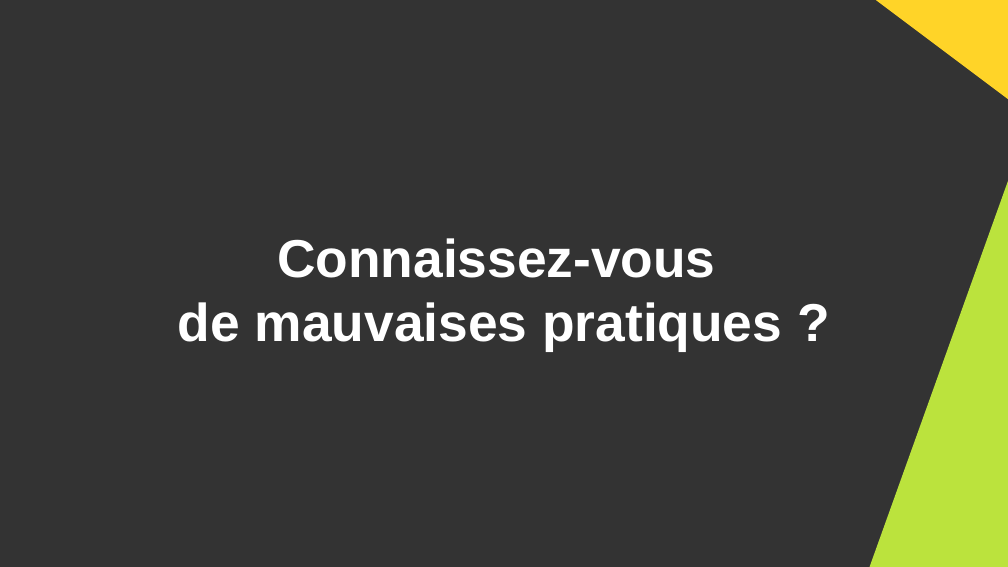
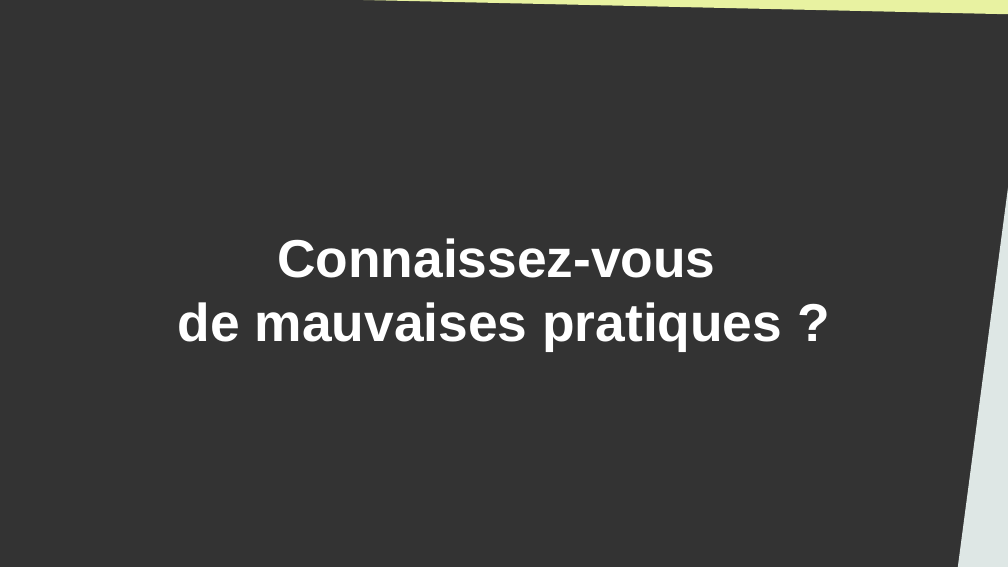
Before and after one commit to DanYellow/cours, a slide deck: slide 38 of ergonomie-et-accessibilite-s2/numero-1/presentation.odp (slide 34 before the commit). Drawn at 1008x567 pixels with LibreOffice and Linux fonts; fonts in the diff are those of the drawing. Boxes give left, top, right and bottom in pixels: in the first picture for what was removed or moved away, otherwise in the second. Text is boxed around its words. In the diff, an @@ line names an element or a change of style, - is before the commit and + after.

```diff
--- a/ergonomie-et-accessibilite-s2/numero-1/presentation.odp
+++ b/ergonomie-et-accessibilite-s2/numero-1/presentation.odp
@@ right triangle added at <box>123,0,1008,15</box>, fill #E8F2A1 @@
@@ right triangle removed at <box>869,0,1008,104</box> @@
@@ right triangle: place and size @@
-right triangle at <box>869,177,1008,567</box>
+right triangle at <box>958,177,1008,567</box>
@@ right triangle at <box>958,177,1008,567</box>: fill #BBE33D to #DEE7E5 @@
```
Also in this commit, not shown: 14 other slides changed, 4 slides added, 2 other files.
